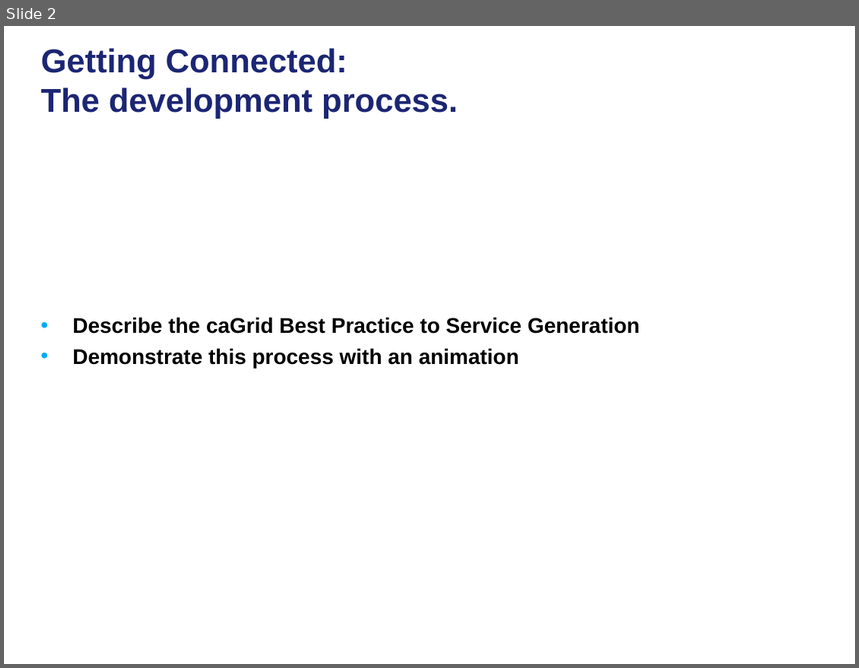
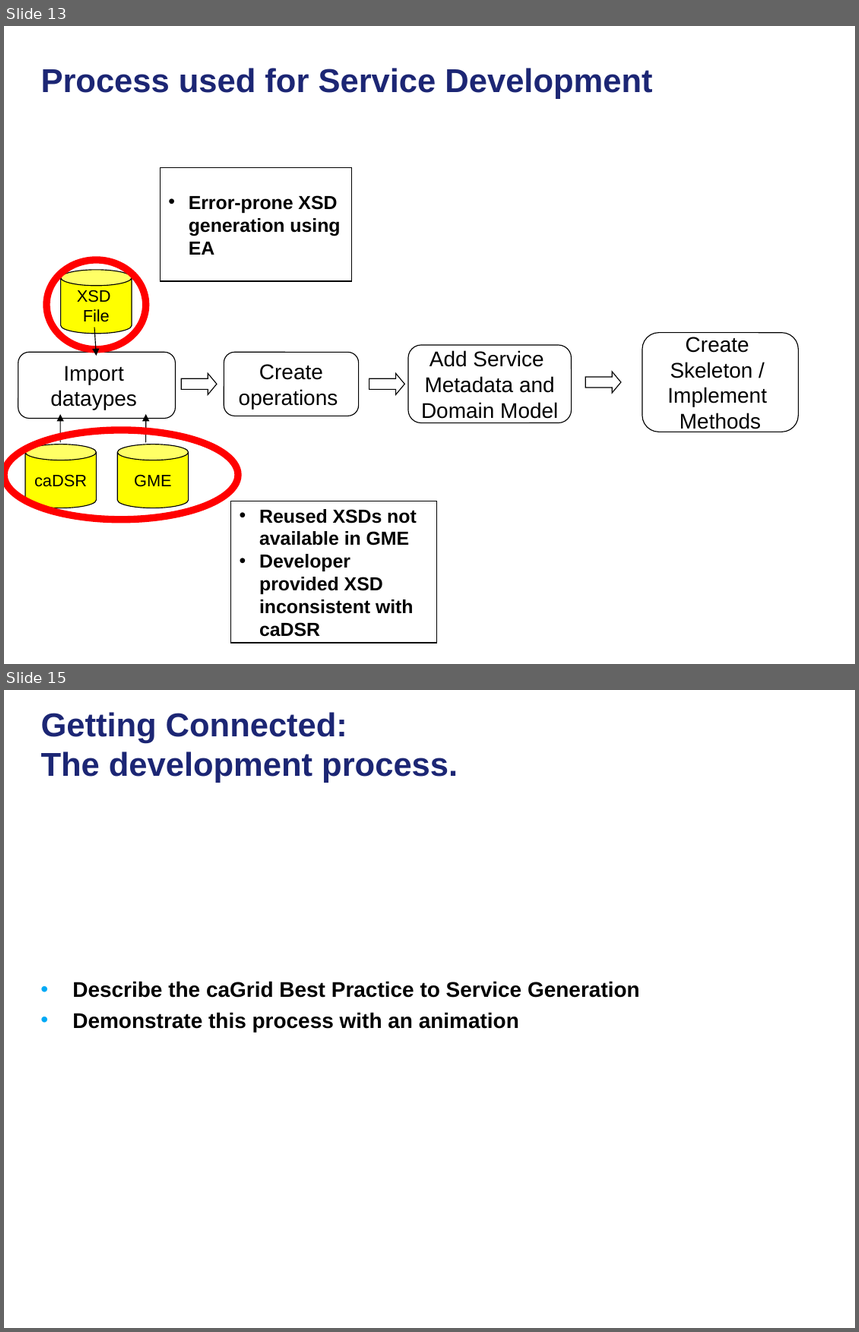
Before and after one commit to NCIP/cagrid-portal, a slide deck: cagrid-1-0/Documentation/presentations/200801_VCDE_ARCH/20080128_30_F2F_ASBP_Grid_BP.ppt. Shown one above the other, each under a label of ours: slide 2 before the commit, slides 13 and 15 after it; the slides between them are not shown. The pictures are 859x668 and 859x1332 pixels, drawn with LibreOffice and Linux fonts; fonts in the diff are those of the drawing; background and template pictures are left out. Boxes give left, top, right and bottom in pixels: in the first picture for what was removed or moved away, otherwise in the second. Text is boxed around its words. In the diff, an @@ line names an element or a change of style, - is before the commit and + after.

```diff
--- a/cagrid-1-0/Documentation/presentations/200801_VCDE_ARCH/20080128_30_F2F_ASBP_Grid_BP.ppt
+++ b/cagrid-1-0/Documentation/presentations/200801_VCDE_ARCH/20080128_30_F2F_ASBP_Grid_BP.ppt
@@ slide 13 added at (4,26,855,664), background picture (left out) @@
@@ title added at (41,68,652,99), 28 pt, text #1C2674, bold @@
+Process used for Service Development
@@ rectangle added at (160,168,351,281), outline #000000 0.74 pt, 16 pt, text #000000, bold @@
+• Error-prone XSD generation using EA
@@ ellipse added at (47,260,146,350), outline #FF0000 6.01 pt @@
@@ cylinder added at (61,269,132,333), fill #FFFF00, outline #000000 0.74 pt, 14 pt, text #000000 @@
+XSD
+File
@@ arrow added from (94, 327) to (96, 357), #000000 0.74 pt @@
@@ rounded rectangle added at (642,332,798,432), outline #000000 0.74 pt, 18 pt, text #000000 @@
+Create
+Skeleton /
+Implement
+Methods
@@ rounded rectangle added at (18,352,176,418), outline #000000 0.74 pt, 18 pt, text #000000 @@
+Import
+dataypes
@@ rounded rectangle added at (224,352,358,416), outline #000000 0.74 pt, 18 pt, text #000000 @@
+Create
+operations
@@ rounded rectangle added at (408,345,572,423), outline #000000 0.74 pt, 18 pt, text #000000 @@
+Add Service
+Metadata and
+Domain Model
@@ right arrow added at (181,373,217,395), fill #FFFFFF, outline #000000 0.74 pt @@
@@ right arrow added at (369,373,405,395), fill #FFFFFF, outline #000000 0.74 pt @@
@@ right arrow added at (585,372,621,393), fill #FFFFFF, outline #000000 0.74 pt @@
@@ ellipse added at (4,430,238,520), outline #FF0000 6.01 pt @@
@@ arrow added from (60, 443) to (60, 414), #000000 0.74 pt @@
@@ arrow added from (146, 443) to (146, 414), #000000 0.74 pt @@
@@ cylinder added at (25,445,96,509), fill #FFFF00, outline #000000 0.74 pt, 14 pt, text #000000 @@
+caDSR
@@ cylinder added at (117,445,188,509), fill #FFFF00, outline #000000 0.74 pt, 14 pt, text #000000 @@
+GME
@@ rectangle added at (231,501,437,643), outline #000000 0.74 pt, 16 pt, text #000000, bold @@
+• Reused XSDs not available in GME
+• Developer provided XSD inconsistent with caDSR
@@ what was slide 2 is now slide 15 @@
```
Also in this commit, not shown: 5 slides changed, 19 other slides added.
